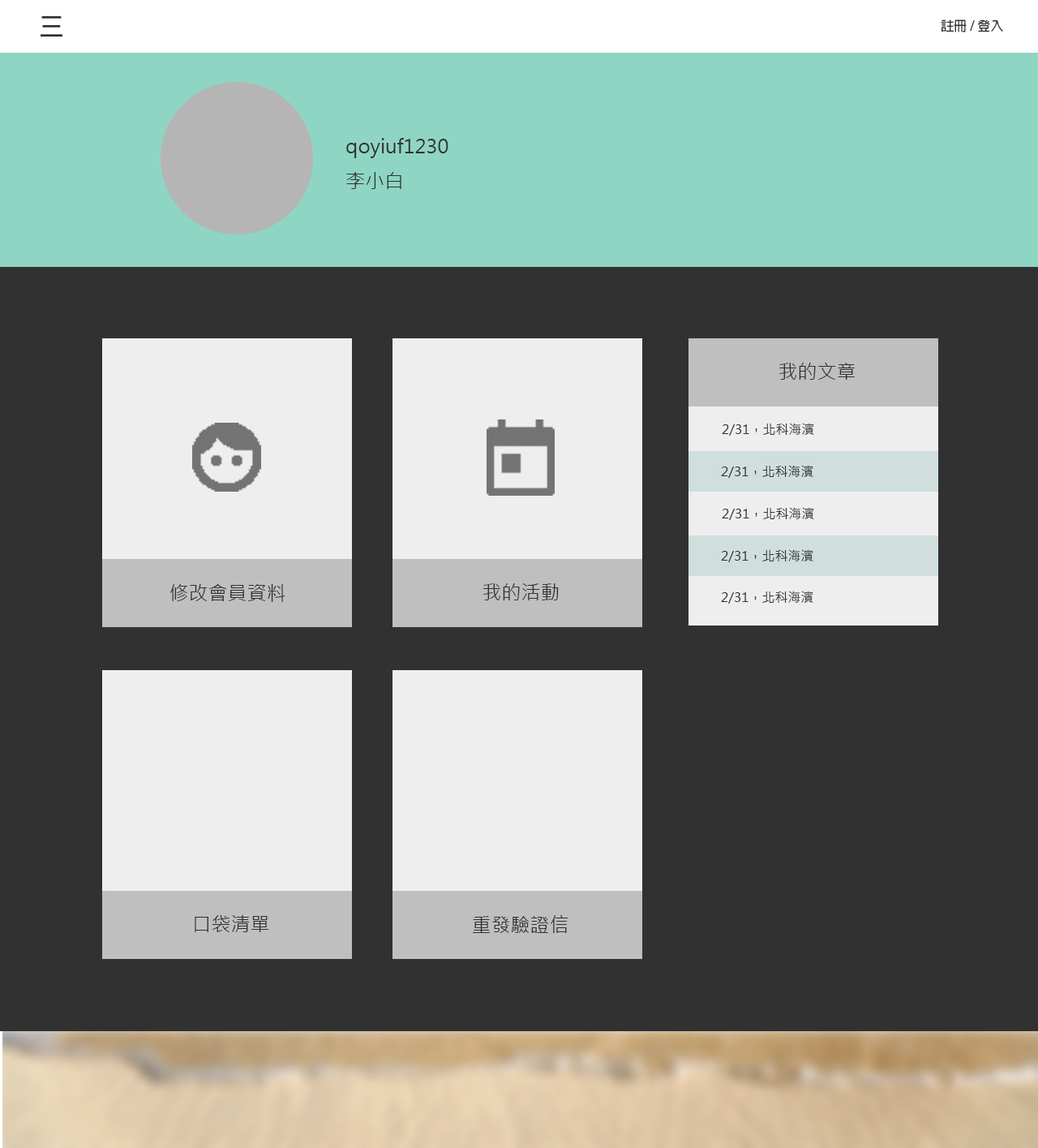
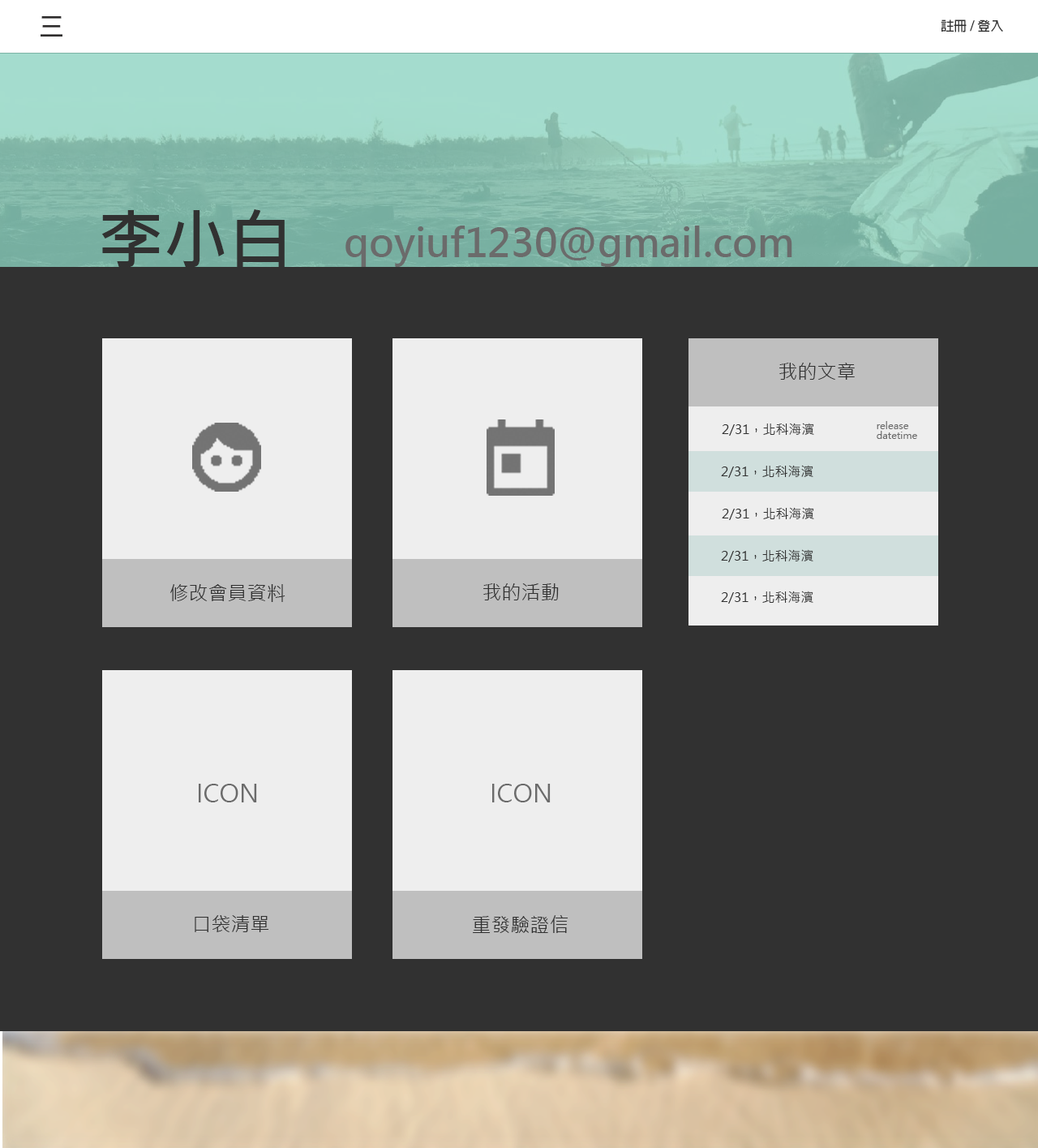
Two versions of the same layered image (1038×1148). Layer-by-layer changes:
added layer "ICON 拷貝" above "ICON" over [492, 783, 551, 803]
added layer "ICON" above "card5" over [198, 783, 258, 803]
added layer "release datetime" in group "list" over [876, 420, 918, 439]
painted on "李小白" over [101, 171, 402, 267]
renamed "qoyiuf1230" to "qoyiuf1230@gmail.com", painted on it over [345, 137, 793, 267]
hid "account_circle" over [160, 81, 314, 235]
"bg": opacity 100% → 80% over [0, 52, 1038, 267]
added layer "圖層 2" in group "member_info" over [0, 53, 1038, 267]
